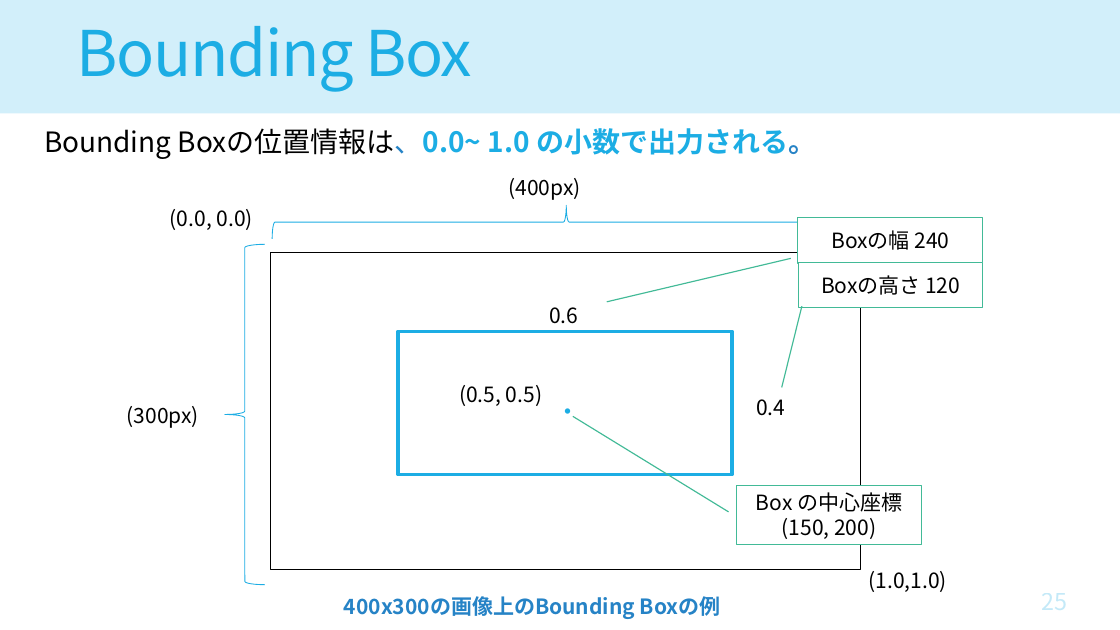
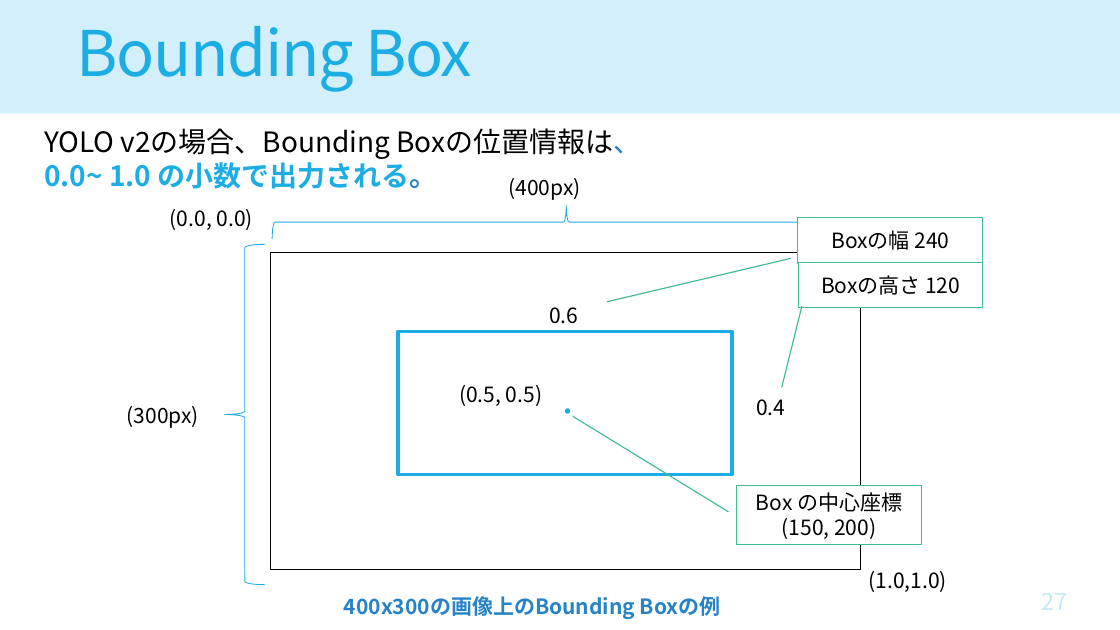
Before and after one commit to houkiboshiComet/Object-Detector-Hands-On, a slide deck: slide 27 of doc/CV_DNN_Hands-On2.pptx (slide 25 before the commit). Drawn at 1120x630 pixels with LibreOffice and Linux fonts; fonts in the diff are those of the drawing. Boxes give left, top, right and bottom in pixels: in the first picture for what was removed or moved away, otherwise in the second. Text is boxed around its words. In the diff, an @@ line names an element or a change of style, - is before the commit and + after.

```diff
--- a/doc/CV_DNN_Hands-On2.pptx
+++ b/doc/CV_DNN_Hands-On2.pptx
@@ text at (44, 128, 642, 189): text changed @@
-Bounding Boxの位置情報は、0.0~ 1.0 の小数で出力される。
+YOLO v2の場合、Bounding Boxの位置情報は、
+0.0~ 1.0 の小数で出力される。
```
Also in this commit, not shown: 22 other slides changed, 8 slides added, 5 slides removed.
